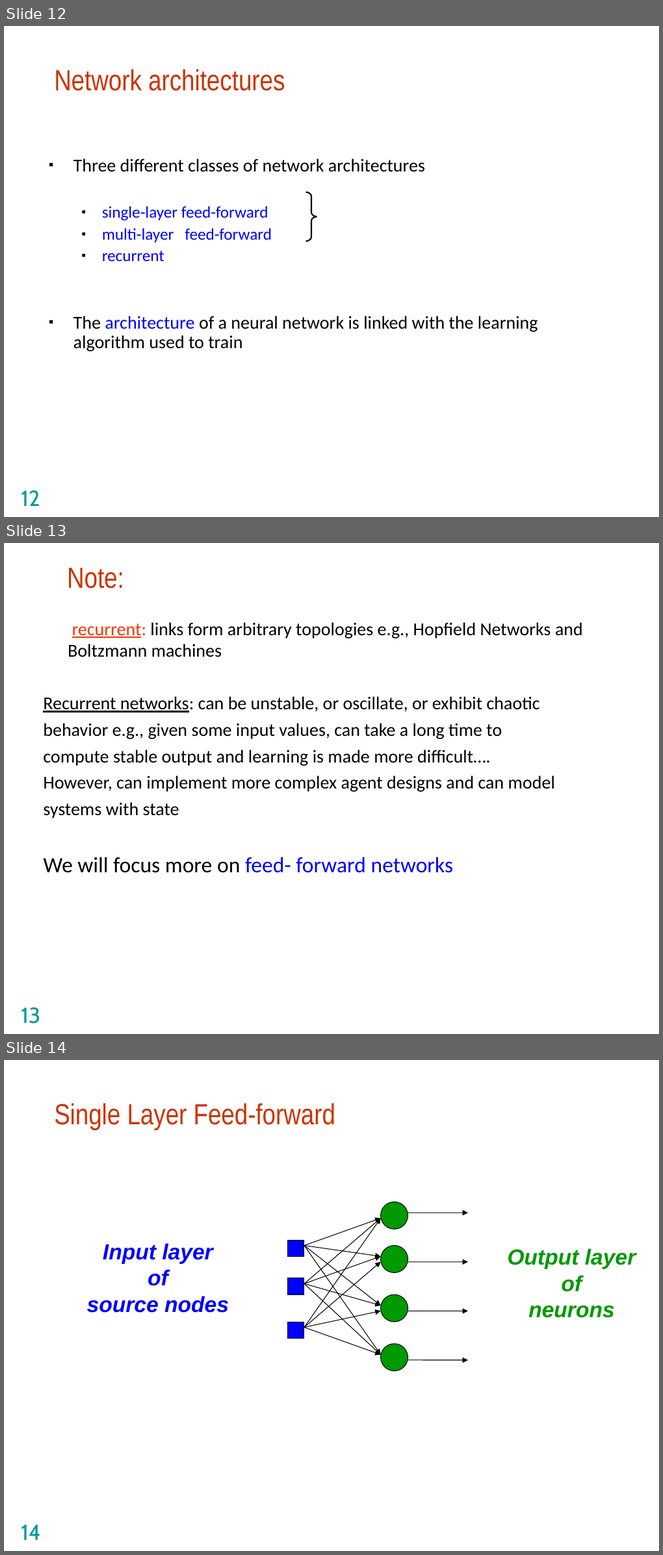
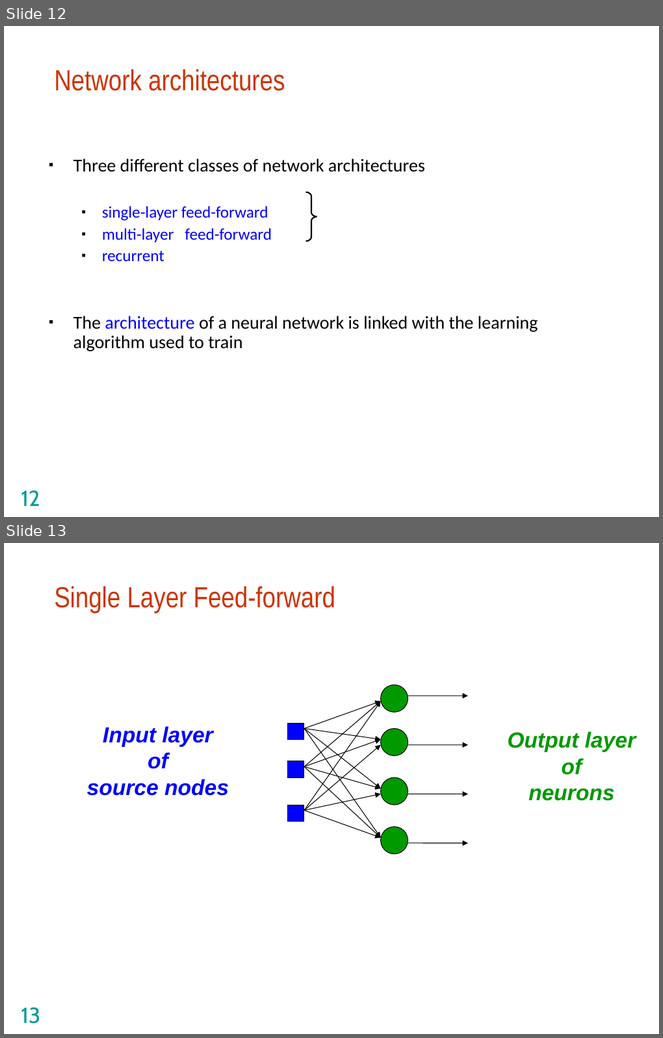
Before and after one commit to sireeshacse/machinelearning, a slide deck: Lecture Notes/4_ANNs.ppt. Shown one above the other, each under a label of ours: slides 12, 13 and 14 before the commit, slides 12 and 13 after it. The pictures are 663x1555 and 663x1038 pixels, drawn with LibreOffice and Linux fonts; fonts in the diff are those of the drawing; background and template pictures are left out. Boxes give left, top, right and bottom in pixels: in the first picture for what was removed or moved away, otherwise in the second. Text is boxed around its words. In the diff, an @@ line names an element or a change of style, - is before the commit and + after.

```diff
--- a/Lecture Notes/4_ANNs.ppt
+++ b/Lecture Notes/4_ANNs.ppt
@@ slide 13 removed at bbox=[4, 543, 659, 1034], background #FFFFFF @@
@@ title removed at bbox=[67, 568, 124, 589] @@
-Note:
@@ text removed at bbox=[43, 622, 583, 873] @@
-recurrent: links form arbitrary topologies e.g., Hopfield Networks and Boltzmann machines
-Recurrent networks: can be unstable, or oscillate, or exhibit chaotic
-behavior e.g., given some input values, can take a long time to
-compute stable output and learning is made more difficult….
-However, can implement more complex agent designs and can model
-systems with state
-We will focus more on feed- forward networks
@@ page number removed at bbox=[21, 1008, 40, 1024] @@
-13
@@ what was slide 14 is now slide 13 @@
@@ page number at bbox=[21, 1008, 40, 1024]: text changed @@
-14
+13
```
Also in this commit, not shown: 7 slides changed, 2 other slides removed, 4 other files.
